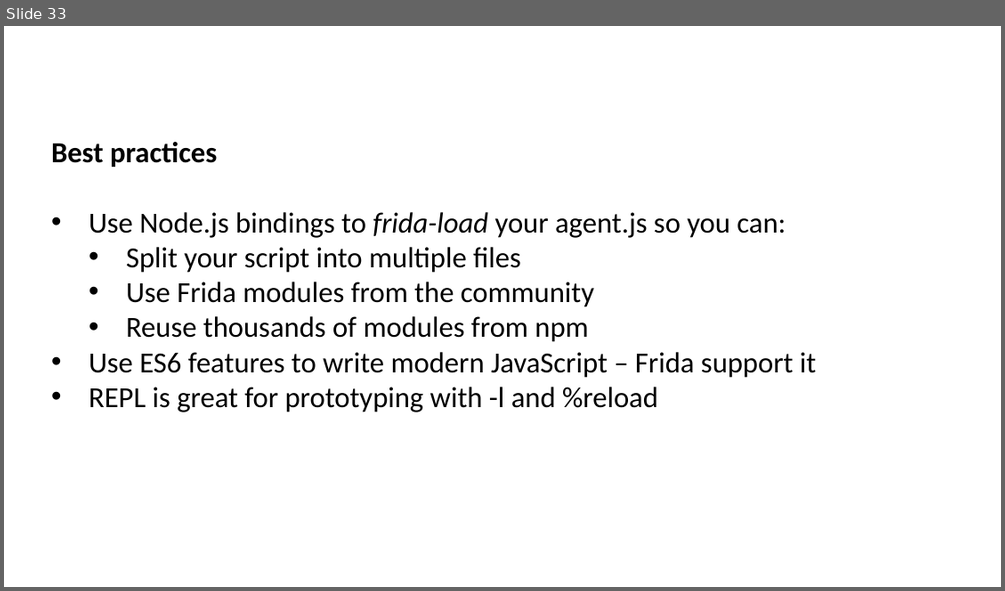
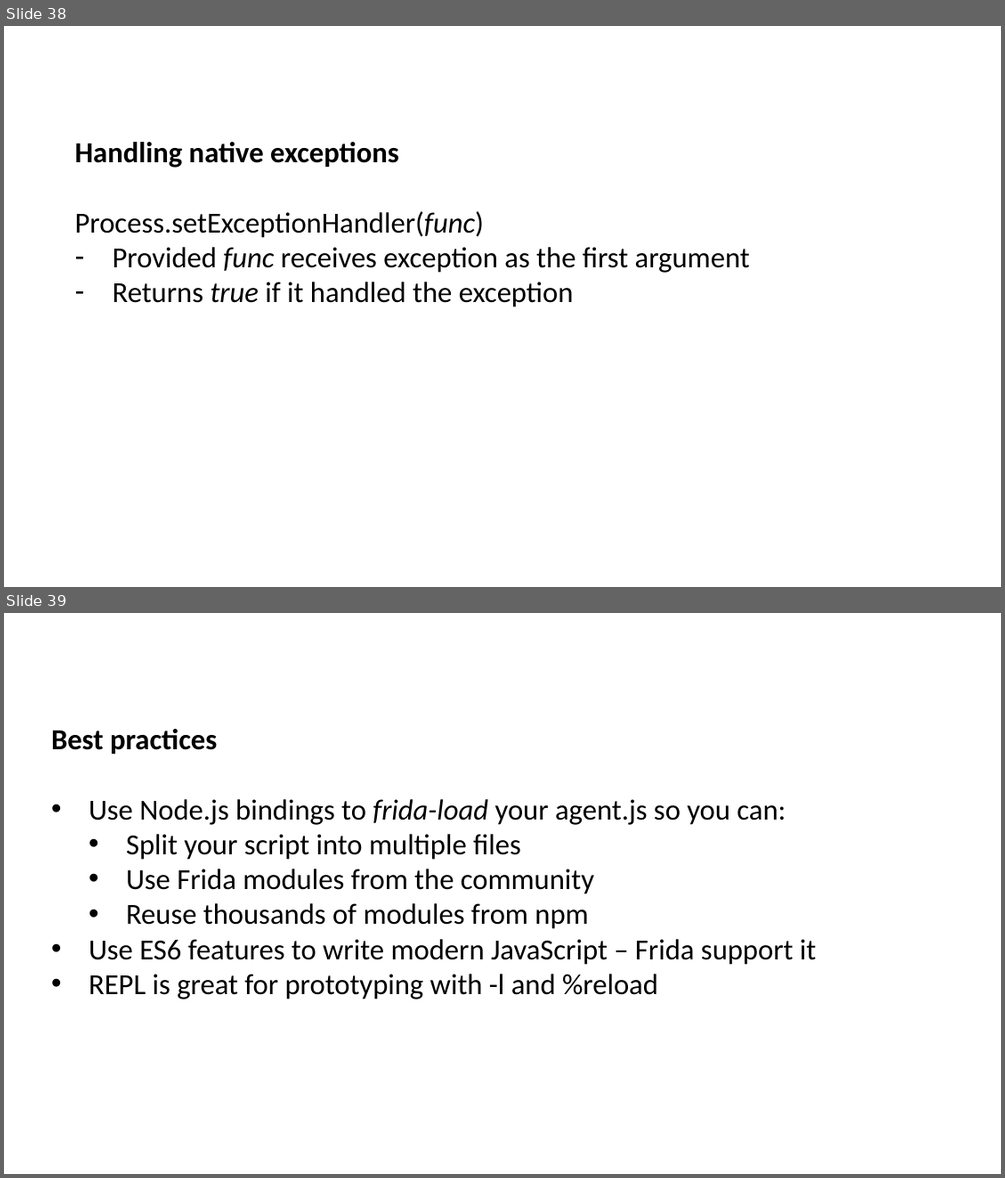
Before and after one commit to frida/frida-presentations, a slide deck: NcN2015/Cross-platform reversing with Frida.pptx. Shown one above the other, each under a label of ours: slide 33 before the commit, slides 38 and 39 after it. The pictures are 1005x591 and 1005x1178 pixels, drawn with LibreOffice and Linux fonts; fonts in the diff are those of the drawing. Boxes give left, top, right and bottom in pixels: in the first picture for what was removed or moved away, otherwise in the second. Text is boxed around its words. In the diff, an @@ line names an element or a change of style, - is before the commit and + after.

```diff
--- a/NcN2015/Cross-platform reversing with Frida.pptx
+++ b/NcN2015/Cross-platform reversing with Frida.pptx
@@ slide 38 added at <box>4,26,1001,587</box>, background #FFFFFF @@
@@ text added at <box>75,142,750,307</box>, 28 pt, text #000000 @@
+Handling native exceptions
+Process.setExceptionHandler(func)
+– Provided func receives exception as the first argument
+– Returns true if it handled the exception
@@ what was slide 33 is now slide 39 @@
```
Also in this commit, not shown: 3 slides changed, 5 other slides added.
